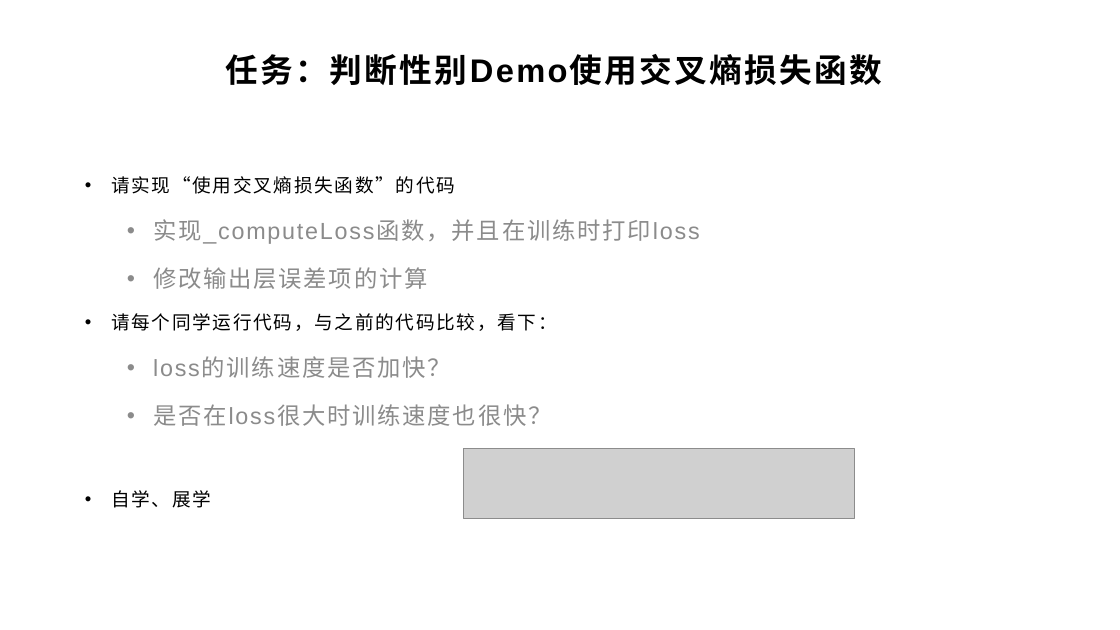
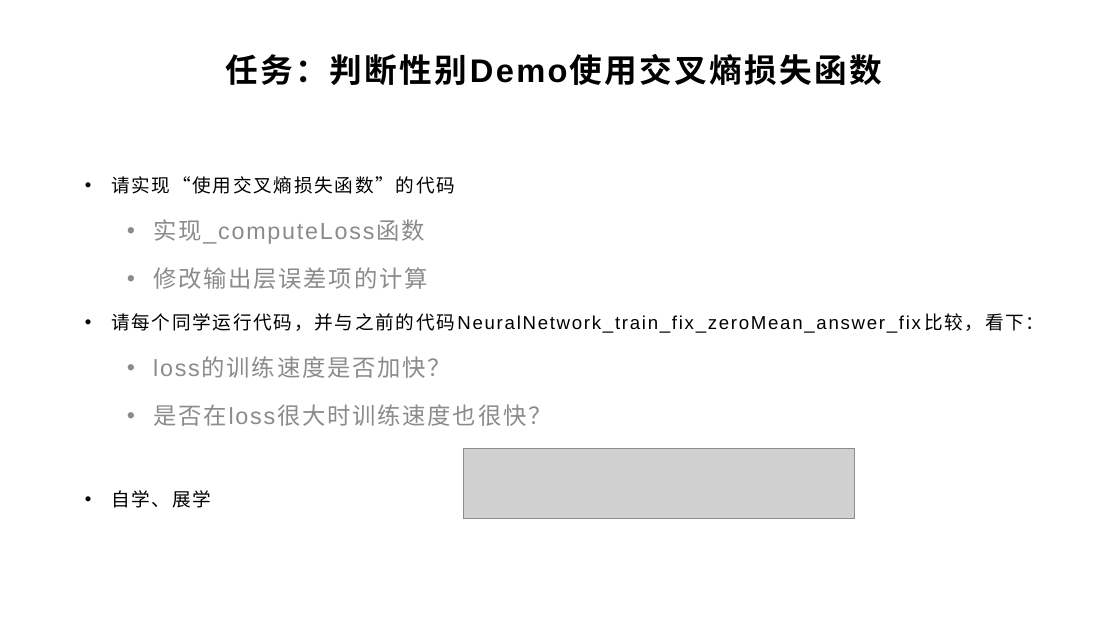
Before and after one commit to yyc-git/DeepLearningEdu, a slide deck: slide 12 of lessons/6_softmax/ppt/使用交叉熵损失函数和Softmax激活函数.pptx. Drawn at 1120x630 pixels with LibreOffice and Linux fonts; fonts in the diff are those of the drawing; grey boxes stand for pictures; background and template pictures are left out. Boxes give left, top, right and bottom in pixels: in the first picture for what was removed or moved away, otherwise in the second. Text is boxed around its words. In the diff, an @@ line names an element or a change of style, - is before the commit and + after.

```diff
--- a/lessons/6_softmax/ppt/使用交叉熵损失函数和Softmax激活函数.pptx
+++ b/lessons/6_softmax/ppt/使用交叉熵损失函数和Softmax激活函数.pptx
@@ text at [153, 219, 425, 244]: text changed @@
-  • 实现_computeLoss函数，并且在训练时打印loss
+  • 实现_computeLoss函数
@@ text at [111, 313, 1044, 333]: text changed @@
-• 请每个同学运行代码，与之前的代码比较，看下：
+• 请每个同学运行代码，并与之前的代码NeuralNetwork_train_fix_zeroMean_answer_fix比较，看下：
```
Also in this commit, not shown: 1 other slide changed.
